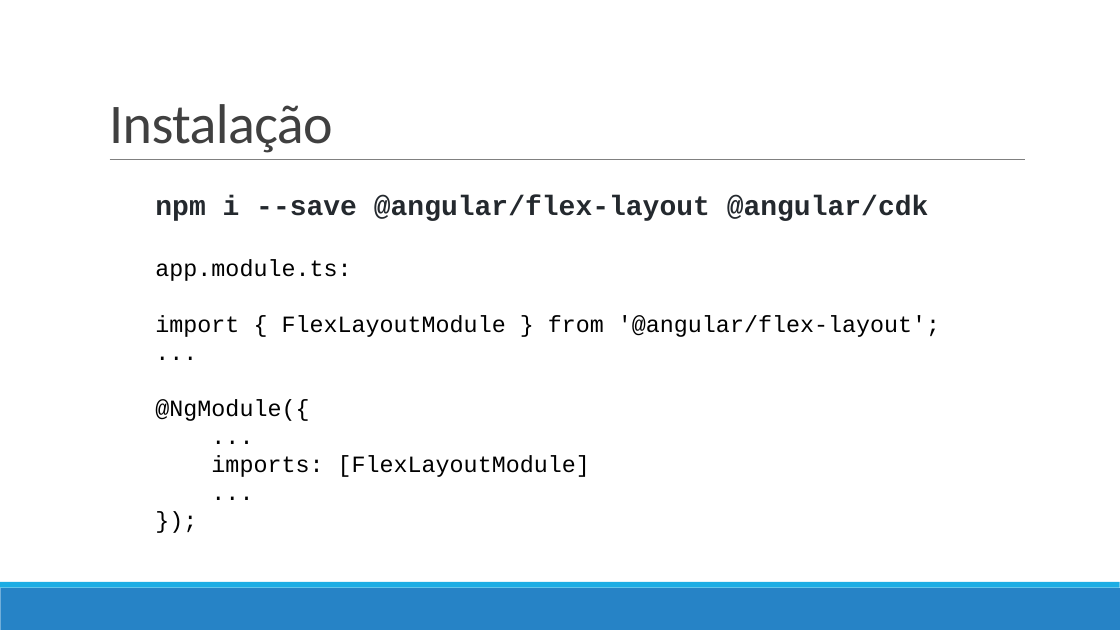
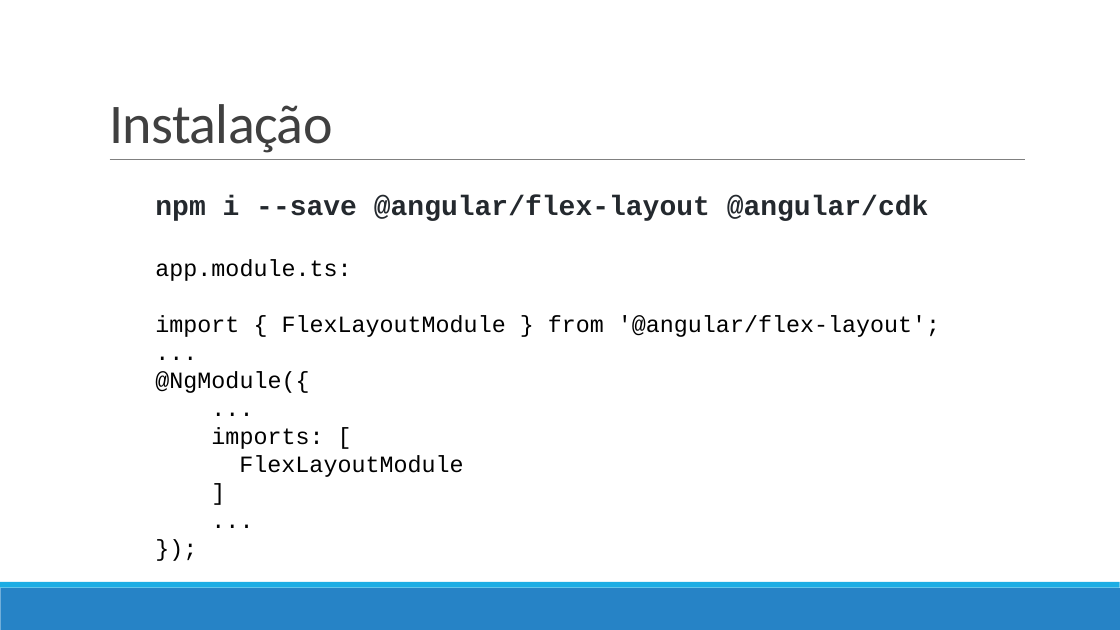
Before and after one commit to eduardoflorence/angular-flex-layout, a slide deck: slide 6 of eduardo-florence-meetup-angular-rio-flex-layout.pptx (slide 5 before the commit). Drawn at 1120x630 pixels with LibreOffice and Linux fonts; fonts in the diff are those of the drawing. Boxes give left, top, right and bottom in pixels: in the first picture for what was removed or moved away, otherwise in the second. Text is boxed around its words. In the diff, an @@ line names an element or a change of style, - is before the commit and + after.

```diff
--- a/eduardo-florence-meetup-angular-rio-flex-layout.pptx
+++ b/eduardo-florence-meetup-angular-rio-flex-layout.pptx
@@ text at <box>211,427,463,477</box>: text changed @@
-imports: [FlexLayoutModule]
+imports: [
+FlexLayoutModule
+]
```
Also in this commit, not shown: 12 other slides changed, 12 slides added, 2 slides removed, 2 other files.
